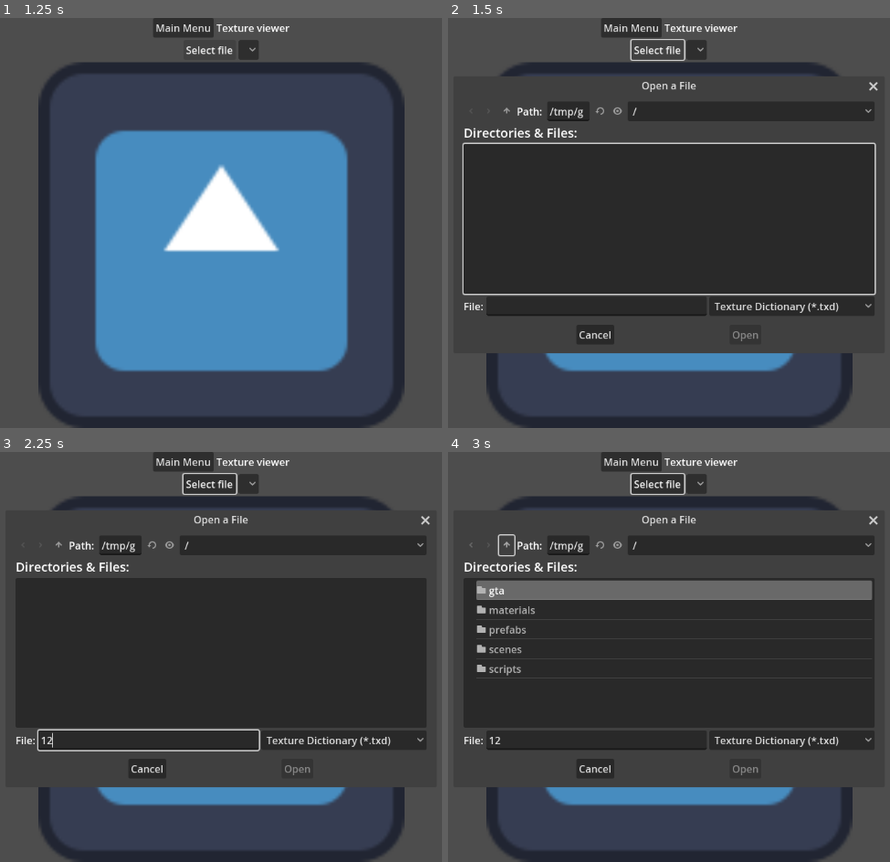
Above: before the commit, frames 1-4 (two rows, left to right).
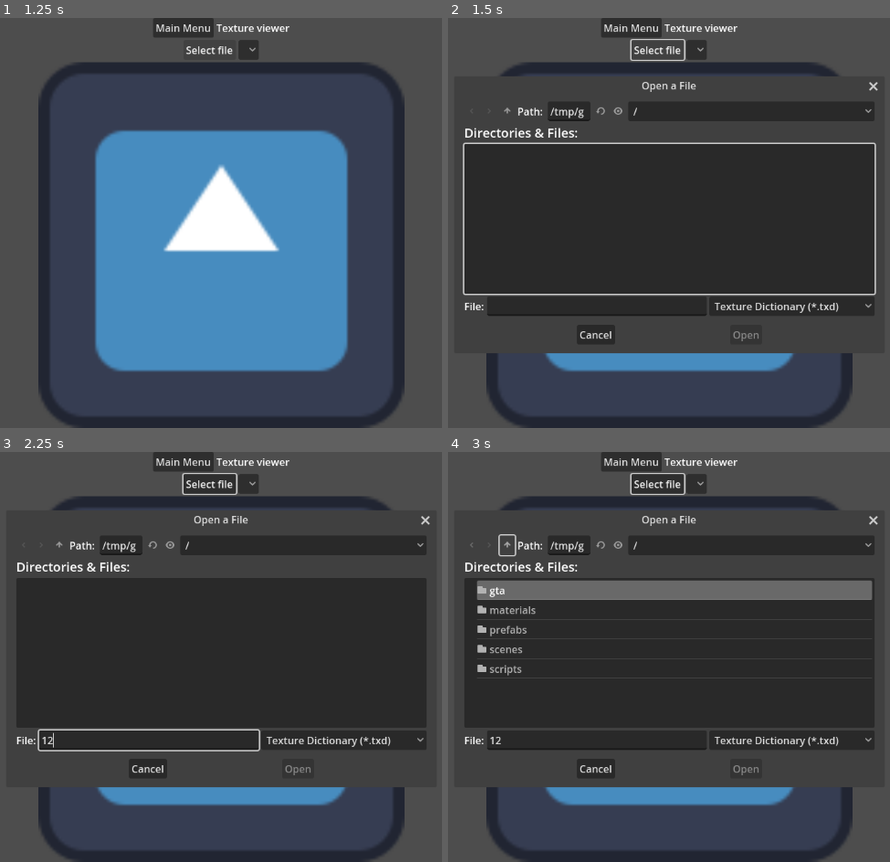
Above: after the commit, the same moments.

Repository: FOSS-Supremacy/OpenLiberty
Game: Godot game, scene res://startup.tscn
The game is run twice, just before and just after one commit, with the same random seed, the same clock (stepped at 60 frames per second) and the same inputs. The engine's default icon, where the game draws it, is replaced by a stand-in: a white triangle on a blue panel in a dark square.
Inputs (mouse positions are in pixels of both pictures, inside the frame that each line leads up to):
- Up to frame 1 (1.25 s): click "Texture viewer" at 0.5 s
- Up to frame 2 (1.5 s): click "Select file" at 1.25 s
- Up to frame 3 (2.25 s): click (150, 739) at 2.02 s; type "12" at 2.1 s
- Up to frame 4 (3 s): click (505, 546) at 2.75 s

Frame 1 is identical in both runs. In frame 2, 0.8% of the frame differs, in the area x 3-71%, y 21-79%; in frame 3, 0.7%; in frame 4, 1.1%, in the area x 3-71%, y 20-79%.
Error in both runs: Assertion failed: 0 (res://scripts/game_manager.gd:28)

Commit message:
Load textures when building map

Diff:
--- a/scripts/map_builder.gd
+++ b/scripts/map_builder.gd
@@ -7,6 +7,7 @@
 var map: Node3D
 
 @onready var _assetfile := GameManager.get_asset_fileaccess() as FileAccess
+@onready var textures := RWTextureDict.new(GameManager.open_file("models/generic.txd", FileAccess.READ))
 
 
 func load_map_data() -> void:
